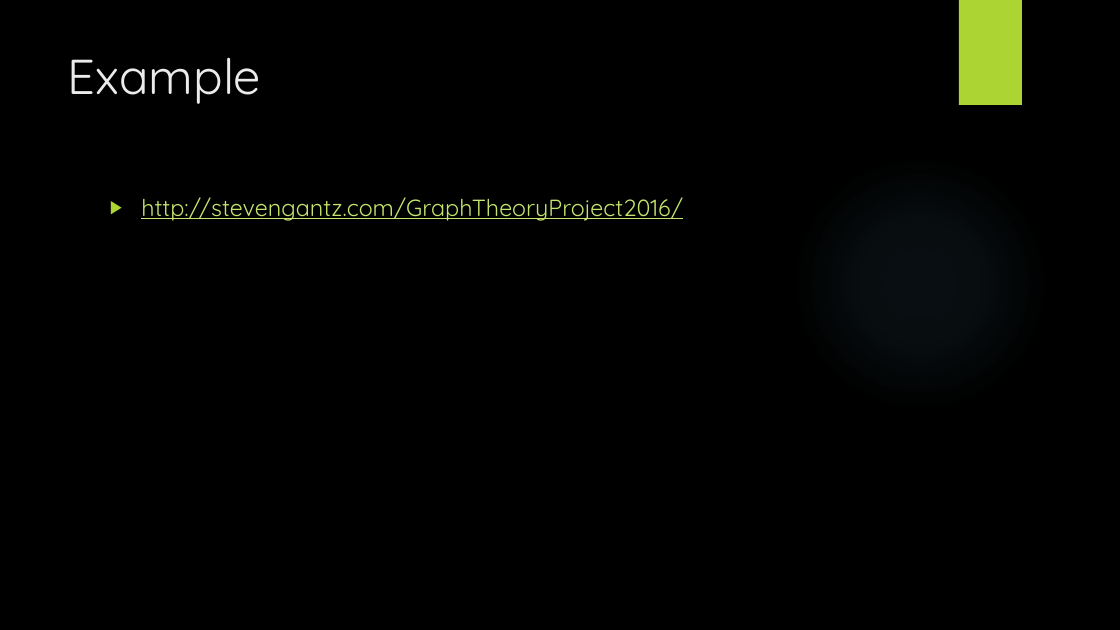
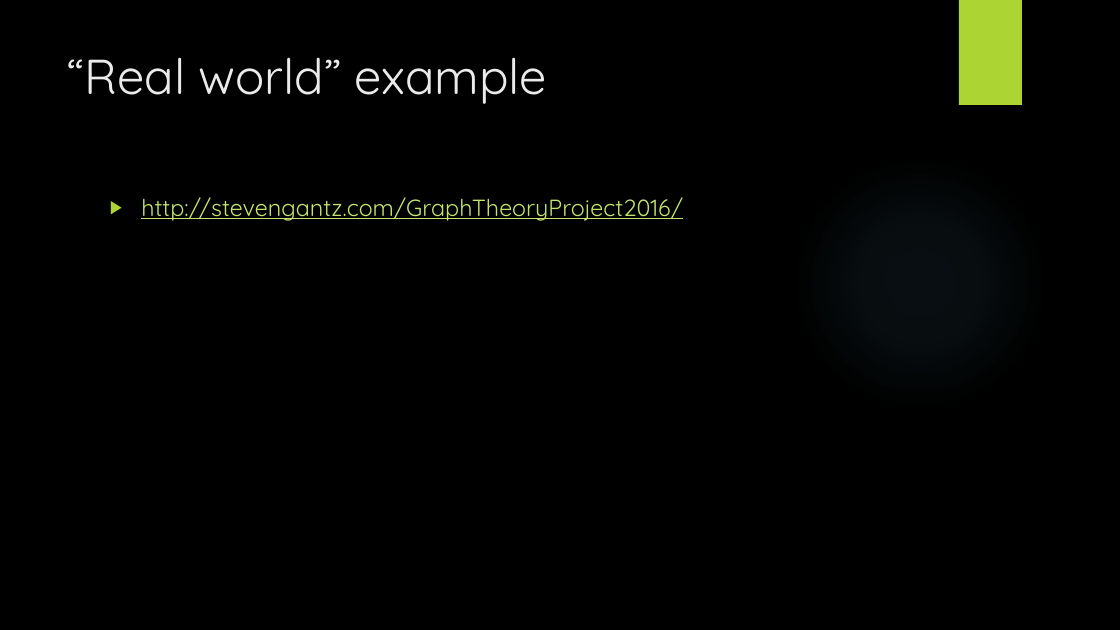
Before and after one commit to StevenPG/GraphTheoryProject2016, a slide deck: slide 5 of Documents/GraphTheoryPresentation.pptx. Drawn at 1120x630 pixels with LibreOffice and Linux fonts; fonts in the diff are those of the drawing; background and template pictures are left out. Boxes give left, top, right and bottom in pixels: in the first picture for what was removed or moved away, otherwise in the second. Text is boxed around its words. In the diff, an @@ line names an element or a change of style, - is before the commit and + after.

```diff
--- a/Documents/GraphTheoryPresentation.pptx
+++ b/Documents/GraphTheoryPresentation.pptx
@@ title at box(68, 57, 547, 104): text changed @@
-Example
+“Real world” example
```
Also in this commit, not shown: 1 other slide changed, 7 slides added, 2 other files.
